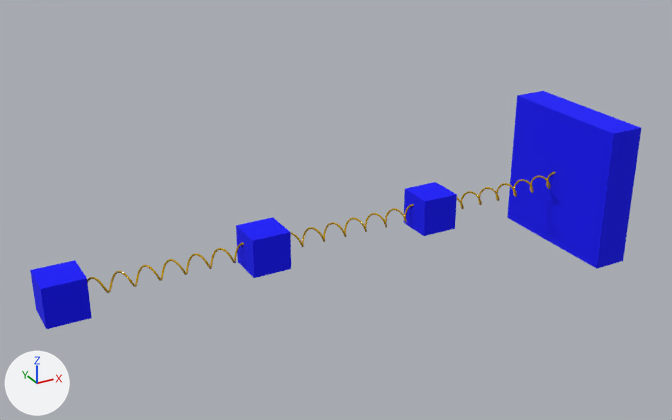
The glTF model oscillator_mode1.glb, before and after one commit.
Rendered twice from a 50 mm camera at (-0.64, -3.79, 2.01) aimed at (1.48, 0.06, 0.08). Lighting does not change. The marker at lower left points along +X, +Y and +Z. Where no turn or scale is listed for an object, it has been applied to the vertices. Vertices at the same position are counted once.

Before the edit, the objects in view are built like this:
```python
ob_cube_1 = bpy.data.objects.new('Cube_1', me_cube_1_001)
ob_cube_1.location = (0.05, 0.0, 0.0)
ob_cube_2 = bpy.data.objects.new('Cube_2', me_cube_2_001)
ob_cube_2.location = (1.04, 0.0, 0.0)
ob_cube_3 = bpy.data.objects.new('Cube_3', me_cube_3_001)
ob_cube_3.location = (2.022, 0.0, 0.0)
ob_cube_4 = bpy.data.objects.new('Cube_4', me_cube_4_001)
ob_cube_4.location = (3.0, 0.0, 0.0)
ob_spring_1 = bpy.data.objects.new('Spring_1', me_spring_1_curve_002)
ob_spring_1.location = (0.05, 0.0, 0.0)
ob_spring_2 = bpy.data.objects.new('Spring_2', me_spring_2_curve_002)
ob_spring_2.location = (1.04, 0.0, 0.0)
ob_spring_3 = bpy.data.objects.new('Spring_3', me_spring_3_curve_002)
ob_spring_3.location = (2.022, 0.0, 0.0)
```
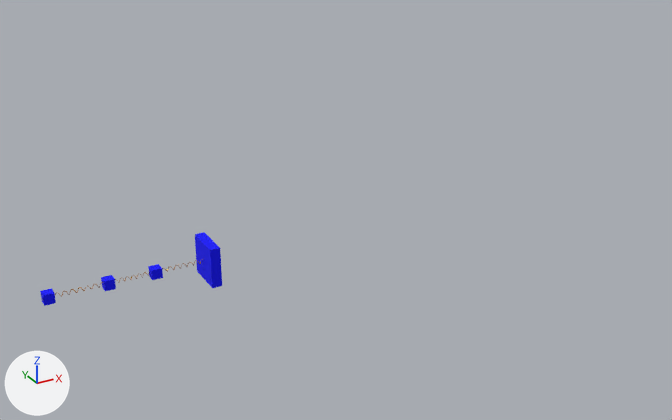
Commit message: polished oscillator

Where the newer file only moved an object's origin or applied its transform, the numbers keep the older frame.

Location of each change, (x1, y1, x2, y2) in pixels of the pictures (672 x 420 px):
'Cube_4', moved
    before: (507, 91, 641, 269)
    after: (195, 232, 222, 288)
'Cube_1', moved
    before: (30, 260, 92, 329)
    after: (40, 288, 56, 306)
'Cube_2', moved
    before: (236, 217, 291, 278)
    after: (101, 275, 116, 291)
'Cube_3', moved
    before: (404, 182, 457, 236)
    after: (148, 264, 163, 280)
'Spring_1', mesh rescaled
    before: (87, 243, 244, 293)
    after: (55, 282, 103, 297)
'Spring_2', mesh rescaled (71% narrower, 73% shorter)
    before: (291, 204, 414, 247)
    after: (115, 272, 150, 283)
'Spring_3', mesh rescaled
    before: (457, 172, 556, 209)
    after: (162, 260, 202, 272)

The change, as a list of edits to the scene's bpy script:
```text
Change me_spring_1_curve_002:
    where me_spring_1_curve_002.from_pydata(...)  # 6144 vertices, 12264 faces; spans x -0.004..0.995, y -0.045..0.045, z -0.045..0.045
    used by ob_spring_1; location = (0.05, 0.0, 0.0)
    me_spring_1_curve_002 part 1: the whole mesh is scaled about its middle by (0.274, 0.25, 0.25), then moved by (-0.416, 0.0, 0.0)
Change me_spring_2_curve_002:
    where me_spring_2_curve_002.from_pydata(...)  # 6144 vertices, 12264 faces; spans x -0.004..0.987, y -0.045..0.045, z -0.045..0.045
    used by ob_spring_2; location = (1.04, 0.0, 0.0)
    me_spring_2_curve_002 part 2: the whole mesh is scaled about its middle by (0.227, 0.25, 0.25), then moved by (-1.155, 0.0, 0.0)
Change me_spring_3_curve_002:
    where me_spring_3_curve_002.from_pydata(...)  # 6144 vertices, 12264 faces; spans x -0.004..0.982, y -0.045..0.045, z -0.045..0.045
    used by ob_spring_3; location = (2.022, 0.0, 0.0)
    me_spring_3_curve_002 part 3: the whole mesh is scaled about its middle by (0.268, 0.25, 0.25), then moved by (-1.892, 0.0, 0.0)
Change ob_cube_1:
    add ob_cube_1.parent = ob_empty
    ob_cube_1.location: (0.05, 0.0, 0.0) -> (-0.0267, 0.0, 0.0)
Change ob_cube_2:
    add ob_cube_2.parent = ob_empty
    ob_cube_2.location: (1.04, 0.0, 0.0) -> (1.06, 0.0, 0.0)
Change ob_cube_3:
    add ob_cube_3.parent = ob_empty
    ob_cube_3.location: (2.022, 0.0, 0.0) -> (1.952, 0.0, 0.0)
Change ob_cube_4:
    add ob_cube_4.parent = ob_empty
Add ob_empty:
    ob_empty = bpy.data.objects.new('Empty', None)
    ob_empty.location = (0.0, 0.0, 0.0)
    ob_empty.scale = (0.25, 0.25, 0.25)
```
